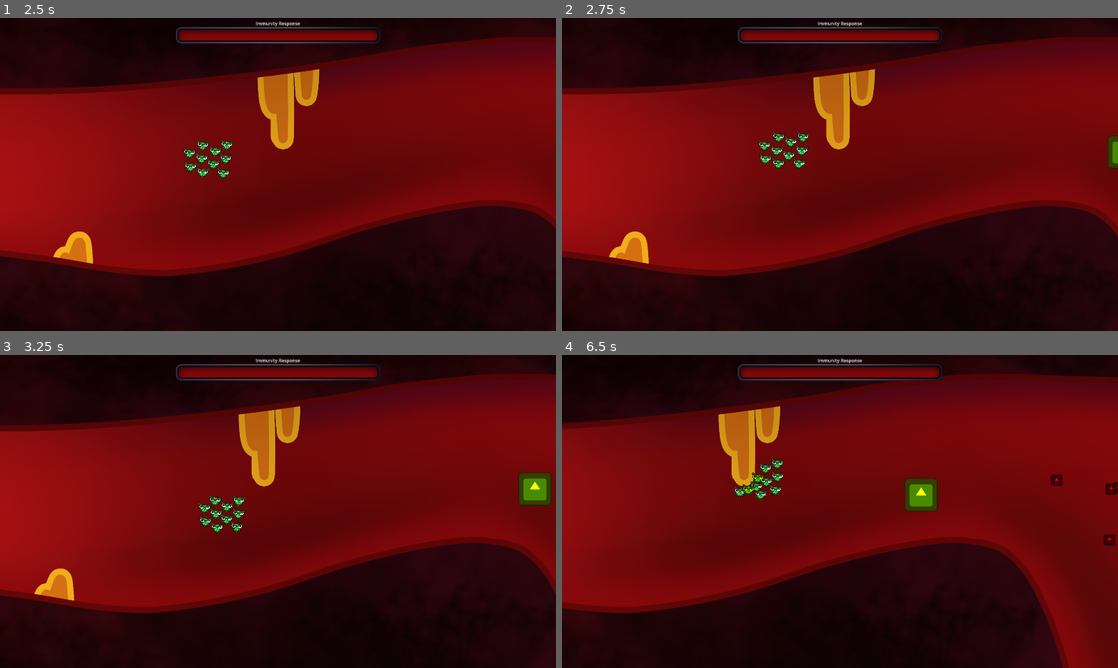
Above: before the commit, frames 1-4 (two rows, left to right).
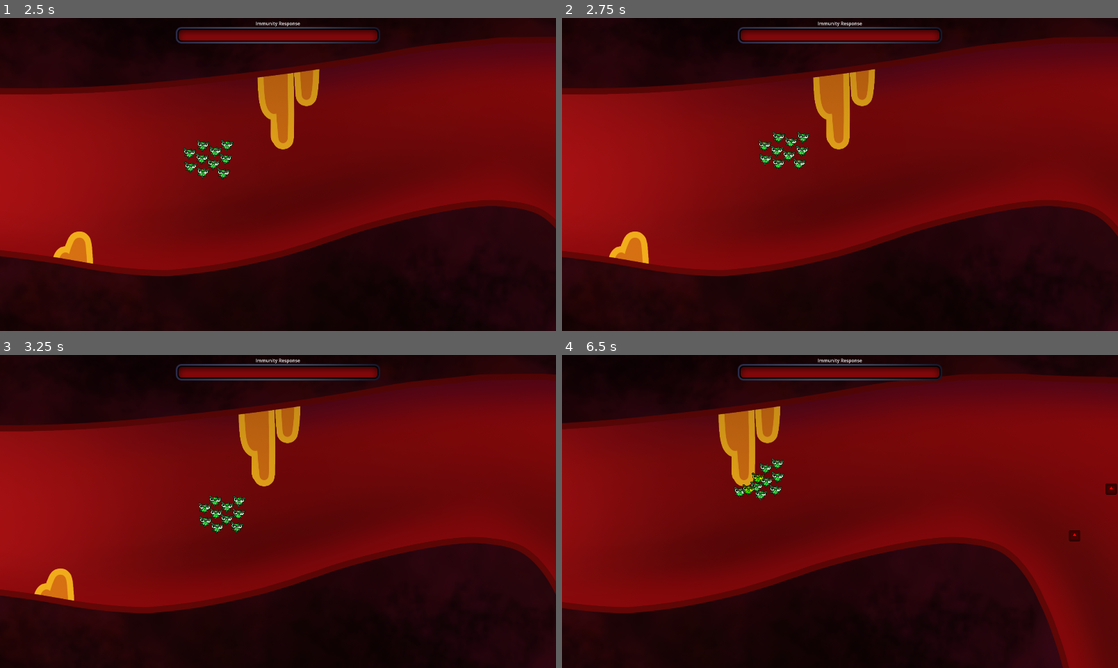
Above: after the commit, the same moments.

Repository: Boris14/GMTKGameJam2024
Game: Godot game, scene res://Scenes/Main.tscn
The game is run twice, just before and just after one commit, with the same random seed, the same clock (stepped at 60 frames per second) and the same inputs. The engine's default icon, where the game draws it, is replaced by a stand-in: a white triangle on a blue panel in a dark square. Sound files missing from this copy of the repository are replaced by a short silence.
Inputs (mouse positions are in pixels of both pictures, inside the frame that each line leads up to):
- Up to frame 1 (2.5 s): move the mouse to (400, 158) at 0.52 s; click (400, 158) at 0.67 s; move the mouse to (166, 190) at 1.27 s; click (166, 190) at 1.42 s; move the mouse to (333, 105) at 2.02 s; click (333, 105) at 2.17 s
- Up to frame 2 (2.75 s): no input
- Up to frame 3 (3.25 s): move the mouse to (250, 574) at 2.77 s; click (250, 574) at 2.92 s
- Up to frame 4 (6.5 s): move the mouse to (1006, 558) at 3.52 s; click (1006, 558) at 3.67 s; move the mouse to (673, 464) at 4.27 s; click (673, 464) at 4.42 s; move the mouse to (867, 511) at 5.02 s; click (867, 511) at 5.17 s; move the mouse to (756, 433) at 5.77 s; click (756, 433) at 5.92 s

Frame 1 is identical in both runs. In frame 2, 0.2% of the frame differs, in the area x 98-100%, y 37-49%; in frame 3, 0.6%; in frame 4, 0.9%, in the area x 61-100%, y 38-61%.

Commit message:
balance patch 1

Diff:
--- a/Scenes/Enemy/enemy.tscn
+++ b/Scenes/Enemy/enemy.tscn
@@ -1,6 +1,6 @@
 [gd_scene load_steps=13 format=3 uid="uid://bo61pcdr1iw2w"]
 
-[ext_resource type="Script" path="res://Scripts/Enemy/AOEEnemy.gd" id="1_bugk0"]
+[ext_resource type="Script" path="res://Scripts/Enemy/Enemy.gd" id="1_62i6m"]
 [ext_resource type="Texture2D" uid="uid://d1tncnbn0mc5v" path="res://Assets/icon.svg" id="1_cfkou"]
 [ext_resource type="AudioStream" uid="uid://c1qcfi2efjxwk" path="res://Audio/sfx_character_hit_01.wav" id="2_miarl"]
 [ext_resource type="AudioStream" uid="uid://c3hefghrn4r22" path="res://Audio/sfx_character_hit_02.wav" id="3_4mpc1"]
@@ -27,6 +27,32 @@
 
 [sub_resource type="Animation" id="Animation_8ca3t"]
 resource_name = "die"
+tracks/0/type = "value"
+tracks/0/imported = false
+tracks/0/enabled = true
+tracks/0/path = NodePath(".:scale")
+tracks/0/interp = 1
+tracks/0/loop_wrap = true
+tracks/0/keys = {
+"times": PackedFloat32Array(0, 0.0333333, 0.166667),
+"transitions": PackedFloat32Array(1, 1, 1),
+"update": 0,
+"values": [Vector2(1, 1), Vector2(1.1, 1.1), Vector2(0, 0)]
+}
+tracks/1/type = "method"
+tracks/1/imported = false
+tracks/1/enabled = true
+tracks/1/path = NodePath(".")
+tracks/1/interp = 1
+tracks/1/loop_wrap = true
+tracks/1/keys = {
+"times": PackedFloat32Array(0.266667),
+"transitions": PackedFloat32Array(1),
+"values": [{
+"args": [],
+"method": &"die"
+}]
+}
 
 [sub_resource type="Animation" id="Animation_m21if"]
 resource_name = "hit"
@@ -57,7 +83,7 @@
 }
 
 [node name="Enemy" type="CharacterBody2D"]
-script = ExtResource("1_bugk0")
+script = ExtResource("1_62i6m")
 max_health = 5
 hit_sounds = Array[AudioStream]([ExtResource("2_miarl"), ExtResource("3_4mpc1"), ExtResource("4_x0g6b"), ExtResource("5_q1ycc")])
 
--- a/Scenes/Main.tscn
+++ b/Scenes/Main.tscn
@@ -25,6 +25,21 @@
 }
 point_count = 6
 
+[sub_resource type="GDScript" id="GDScript_ui4mo"]
+script/source = "extends Path2D
+
+
+# Called when the node enters the scene tree for the first time.
+func _ready() -> void:
+	pass # Replace with function body.
+
+
+# Called every frame. 'delta' is the elapsed time since the previous frame.
+func _process(delta: float) -> void:
+	Globals.progress = $SpawnProgress.progress_ratio
+	pass
+"
+
 [sub_resource type="Animation" id="Animation_kecin"]
 length = 0.001
 tracks/0/type = "value"
@@ -188,6 +203,7 @@
 
 [node name="ProgressPath" type="Path2D" parent="."]
 curve = SubResource("Curve2D_q1k00")
+script = SubResource("GDScript_ui4mo")
 
 [node name="CameraProgress" type="PathFollow2D" parent="ProgressPath"]
 position = Vector2(960, 540)
--- a/Scripts/Bacterium.gd
+++ b/Scripts/Bacterium.gd
@@ -60,9 +60,20 @@
 	died.emit(self)
 	animation.play("Shrink")
 	var death_duration = animation.get_animation("Shrink").length
+
+	# Store the scene tree reference
 	var scene_tree = get_tree()
+
 	if scene_tree:
-		await get_tree().create_timer(death_duration).timeout
+		# Use a Timer node instead of create_timer
+		var timer = Timer.new()
+		add_child(timer)
+		timer.set_one_shot(true)
+		timer.set_wait_time(death_duration)
+		timer.timeout.connect(func(): queue_free())
+		timer.start()
+	else:
+		# If there's no scene tree, queue_free immediately
 		queue_free()
 
 func get_separation_velocity() -> Vector2:
--- a/Scripts/Enemy/AOEEnemy.gd
+++ b/Scripts/Enemy/AOEEnemy.gd
@@ -5,7 +5,7 @@
 
 var current_state = State.MOVE
 var attack_timer: float = 0.0
-var attack_timer_max: float = 2.0
+var attack_timer_max: float = 3.0
 @onready var aoe_visual = (func():
 	# Create the ColorRect
 	var rect = ColorRect.new()
@@ -38,10 +38,10 @@
 	var material = ShaderMaterial.new()
 	material.shader = shader
 	var color = Color.YELLOW
-	color.a=0.1
+	color.a=0.5
 	# Set initial shader parameters
 	material.set_shader_parameter("circle_color", color)
-	material.set_shader_parameter("radius", 0.4)
+	material.set_shader_parameter("radius", 0.5)
 	material.set_shader_parameter("border_width", 0.05)
 
 	# Apply the material to the ColorRect
@@ -56,16 +56,28 @@
 func _ready():
 	super._ready()
 	radius=randf_range(50, 100)
-	health = 35
+	health = 25
 	max_health = 35
 	$Icon.modulate=Color.YELLOW
 
 	#$CollisionShape2D.shape.radius = radius
 func aoe_radius():
-	return radius*1.2+radius*2*attack_timer/attack_timer_max if current_state == State.PREPARE_ATTACK else radius*2*2 if current_state==State.ATTACK else 0
+	return radius*1.2+radius*2*attack_timer/attack_timer_max if current_state == State.PREPARE_ATTACK else radius*1.2+radius*2 if current_state==State.ATTACK else 0
 func step(delta):
-	aoe_visual.size = Vector2.ONE * aoe_radius()*2
+
+	aoe_visual.size = Vector2.ONE * aoe_radius()*2.0
 	aoe_visual.position = -aoe_visual.size/2
+	var color_progress = 0.0
+	if current_state == State.PREPARE_ATTACK:
+		color_progress = attack_timer / attack_timer_max
+	elif current_state == State.ATTACK:
+		color_progress = 1.0
+
+	var lerped_color = Color.YELLOW.lerp(Color.RED, color_progress)
+	lerped_color.a = 0.5  # Set alpha to 0.5 for semi-transparency
+
+	aoe_visual.material.set_shader_parameter("circle_color", lerped_color)
+
 	match current_state:
 		State.MOVE:
 			var player_pos = get_closest_bacterium_position()
--- a/Scripts/Enemy/AbsorberEnemy.gd
+++ b/Scripts/Enemy/AbsorberEnemy.gd
@@ -5,7 +5,7 @@
 
 func _ready():
 	super._ready()
-	health = 50
+	health = 25
 	max_health = health
 	movement_speed = 40.0
 	radius = 20.0
@@ -24,7 +24,7 @@
 
 
 func take_damage(amount: int = 1):
-	radius = min(radius + 3, max_radius)
+	radius = min(radius + 2, max_radius)
 	$Icon.scale = Vector2.ONE * radius / 66
 	movement_speed = max(10, movement_speed - 2)
 	super.take_damage(amount)
--- a/Scripts/Enemy/Enemy.gd
+++ b/Scripts/Enemy/Enemy.gd
@@ -15,20 +15,23 @@
 func take_damage(amount: int = 1):
 	health -= amount
 	if health <= 0:
-		die()
+		$AnimationPlayer.play("die")
+
 func die():
 	queue_free()
 func _physics_process(delta):
 	step(delta)
 	$Icon.scale = Vector2.ONE * radius/66
 	move_and_slide()
-	for b in get_tree().get_nodes_in_group("bacterium"):
-		if position.distance_to(b.position) < radius:
-			$AnimationPlayer.play("hit")
-			play_hit_sound()
-			take_damage()
+	var tree = get_tree()
+	if tree:
+		for b in get_tree().get_nodes_in_group("bacterium"):
+			if position.distance_to(b.position) < radius:
+				$AnimationPlayer.play("hit")
+				play_hit_sound()
+				take_damage()
 
-			b.die(true)
+				b.die(true)
 
 func step(delta):
 	# This function is intended to be overwritten by child classes
--- a/Scripts/Enemy/EnemySpawner.gd
+++ b/Scripts/Enemy/EnemySpawner.gd
@@ -8,18 +8,40 @@
 var TankEnemyScript = preload("res://Scripts/Enemy/TankEnemy.gd")
 var AbsorberEnemyScript = preload("res://Scripts/Enemy/AbsorberEnemy.gd")
 var FreezerEnemyScript = preload("res://Scripts/Enemy/FreezerEnemy.gd")
+var SplitterEnemyScript = preload("res://Scripts/Enemy/SplitterEnemy.gd")
+
 var ImmunityBoosterEnemyScript = preload("res://Scripts/Enemy/ImmunityBoosterEnemy.gd")
 
 # Update spawn chances
-var spawn_chances = {
-	"Basic": 10,
-	"Shooter": 10,
-	"AOE": 10,
-	"Tank": 10,
-	"Absorber": 10,
-	"Freezer": 1,
-	"ImmunityBooster": 100  # Adjust this value as needed
-}
+func spawn_chances():
+	var immunity_coefficient = Globals.immunity_response / 100.0  # 0.0 easier - 1.0
+	var progress_coefficient = Globals.progress  # 0.0 - 1.0
+	var difficulty_factor = min(progress_coefficient / 0.6, 1.0)  # Reaches 1 at 60% progress
+
+	return {
+		"Basic": 1.0,
+		"Splitter": lerp(0.5, 1.0, difficulty_factor),
+		"Shooter": lerp(0.5, 1.0, difficulty_factor),
+		"AOE": lerp(0.3, 1.0, difficulty_factor),
+		"Tank": lerp(0.2, 1.0, difficulty_factor),
+		"Absorber": lerp(0.2, 1.0, difficulty_factor),
+		"Freezer": lerp(0.1, 1.0, difficulty_factor),
+		"ImmunityBooster": 25.0  # Always high chance to spawn
+	}
+
+func set_next_spawn_time():
+	var immunity_coefficient = Globals.immunity_response / 100.0  # 0.0 easier - 1.0
+	var progress_coefficient = Globals.progress  # 0.0 - 1.0
+
+	var min_time = lerp(0.3, 0.05, immunity_coefficient)
+	var max_time = lerp(0.6, 0.1, immunity_coefficient)
+
+	# Decrease spawn time as progress increases
+	var progress_factor = 1.0 - (progress_coefficient * 0.25)  # Reduce time by up to 50%
+	min_time *= progress_factor
+	max_time *= progress_factor
+
+	time_to_next_spawn = randf_range(min_time*2., max_time*2.)
 var total_spawn_chance: int = 0
 var spawn_timer: float = 0.0
 var time_to_next_spawn: float = -1.0
@@ -27,7 +49,7 @@
 func _ready():
 	randomize()
 	# Calculate total spawn chance
-	for chance in spawn_chances.values():
+	for chance in spawn_chances().values():
 		total_spawn_chance += chance
 
 
@@ -50,11 +72,6 @@
 	time_to_next_spawn = -1
 	spawn_timer = 0
 
-func set_next_spawn_time():
-	var immunity = Globals.immunity_response
-	var min_time = lerp(0.3, 0.05, immunity / 100.0)
-	var max_time = lerp(0.6, 0.1, immunity / 100.0)
-	time_to_next_spawn = randf_range(min_time, max_time)
 
 
 func spawn_enemy():
@@ -68,6 +85,8 @@
 	match enemy_type:
 		"ImmunityBooster":
 			enemy_instance.set_script(ImmunityBoosterEnemyScript)
+		"Splitter":
+			enemy_instance.set_script(SplitterEnemyScript)
 		"Basic":
 			pass  # BasicEnemy is already the default
 		"Shooter":
@@ -96,8 +115,8 @@
 	var roll = randi() % total_spawn_chance
 	var cumulative_chance = 0
 
-	for enemy_type in spawn_chances:
-		cumulative_chance += spawn_chances[enemy_type]
+	for enemy_type in spawn_chances():
+		cumulative_chance += spawn_chances()[enemy_type]
 		if roll < cumulative_chance:
 			return enemy_type
 
--- a/Scripts/Enemy/FreezerEnemy.gd
+++ b/Scripts/Enemy/FreezerEnemy.gd
@@ -56,10 +56,11 @@
 			slowed_bacteria.erase(b)
 func die():
 	for b in slowed_bacteria:
-		print("must unslow")
+		#print("must unslow")
 		if is_instance_valid(b):
 			b.curr_max_speed = b.max_speed
-			print("success unslow")
+			slowed_bacteria.erase(b)
+			#print("success unslow")
 
 	super.die()
 
--- a/Scripts/Enemy/ImmunityBoosterEnemy.gd
+++ b/Scripts/Enemy/ImmunityBoosterEnemy.gd
@@ -15,5 +15,5 @@
 func take_damage(amount: int = 1):
 	health -= amount
 	if health <= 0:
-		Globals.increase_immunity_response(10)
+		Globals.increase_immunity_response(30)
 		queue_free()
--- a/Scripts/Globals.gd
+++ b/Scripts/Globals.gd
@@ -5,6 +5,8 @@
 var immunity_response := 0.0
 
 var curr_delay := 0.0
+
+var progress := 0.
 
 func increase_immunity_response(amount: float):
 	if amount <= 0:
--- a/Scripts/Main.gd
+++ b/Scripts/Main.gd
@@ -8,7 +8,6 @@
 @export var music_start_sound : AudioStream
 @export var music_loop_sound : AudioStream
 
-@onready var camera := $Camera2D
 @onready var enemy_spawner := $EnemySpawner
 @onready var music_player := $MusicPlayer
 
Not shown: 1 places in Scenes/Main.tscn that only renumber resources
